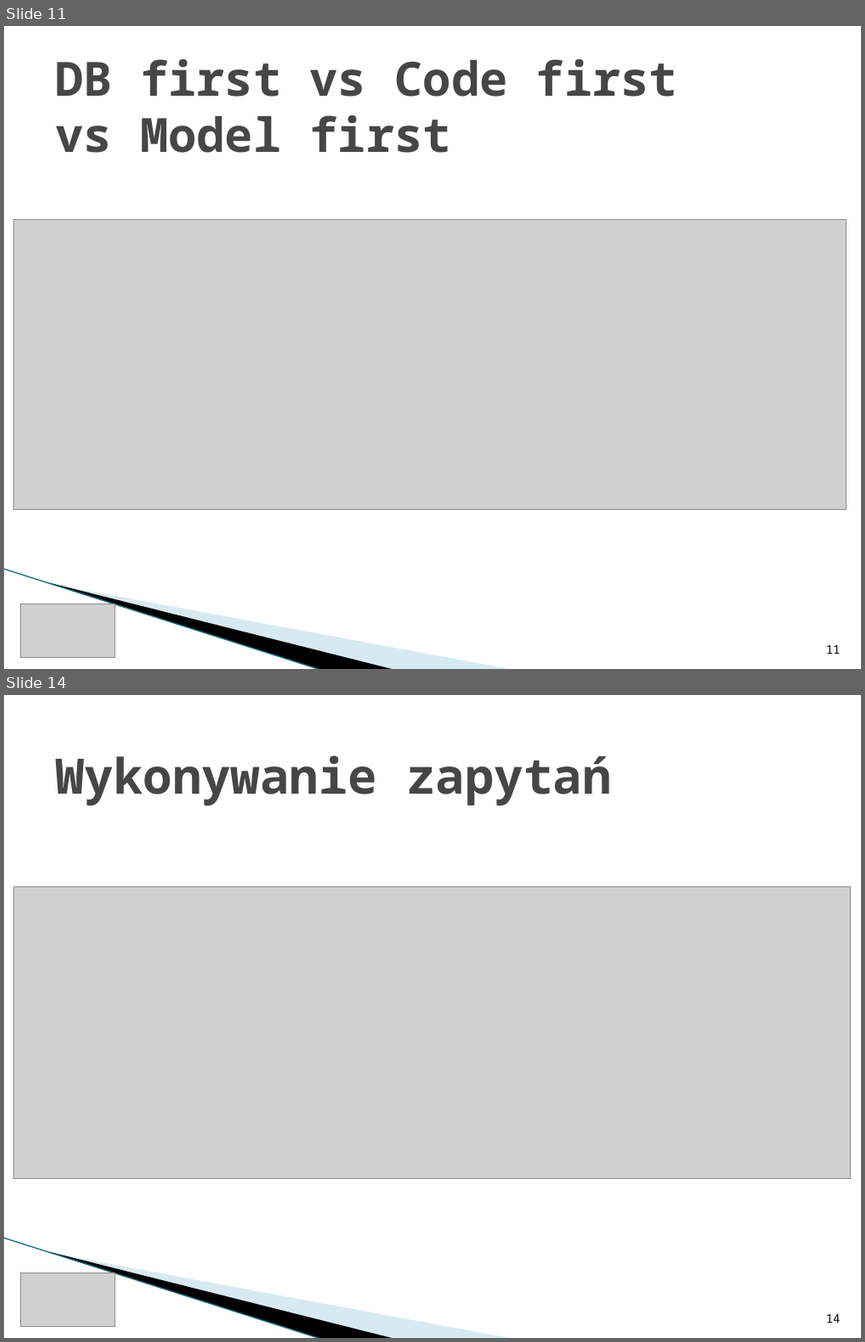
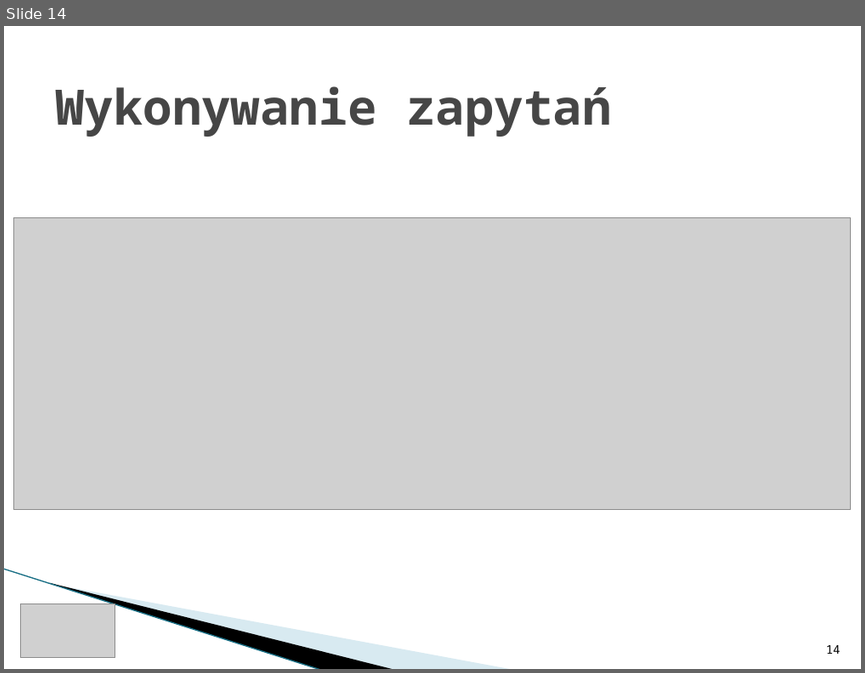
Before and after one commit to rwoszczyk/Training, a slide deck: ItKrd_EF.pptx. Shown one above the other, each under a label of ours: slides 11 and 14 before the commit, slide 14 after it; the slides between them are not shown. The pictures are 865x1342 and 865x673 pixels, drawn with LibreOffice and Linux fonts; fonts in the diff are those of the drawing; grey boxes stand for pictures; background and template pictures are left out. Boxes give left, top, right and bottom in pixels: in the first picture for what was removed or moved away, otherwise in the second. Text is boxed around its words. In the diff, an @@ line names an element or a change of style, - is before the commit and + after.

```diff
--- a/ItKrd_EF.pptx
+++ b/ItKrd_EF.pptx
@@ slide 11 removed at <box>4,26,861,669</box>, background #FFFFFF; not listed: 3 template elements that a slide beside it also shows @@
@@ title removed at <box>55,59,677,153</box> @@
-DB first vs Code first
-vs Model first
@@ picture removed at <box>14,219,846,510</box> @@
@@ picture removed at <box>21,603,115,658</box> @@
@@ page number removed at <box>826,645,840,653</box> @@
-11
```
Also in this commit, not shown: 13 slides changed, 5 slides added, 1 other slide removed, 13 other files.
